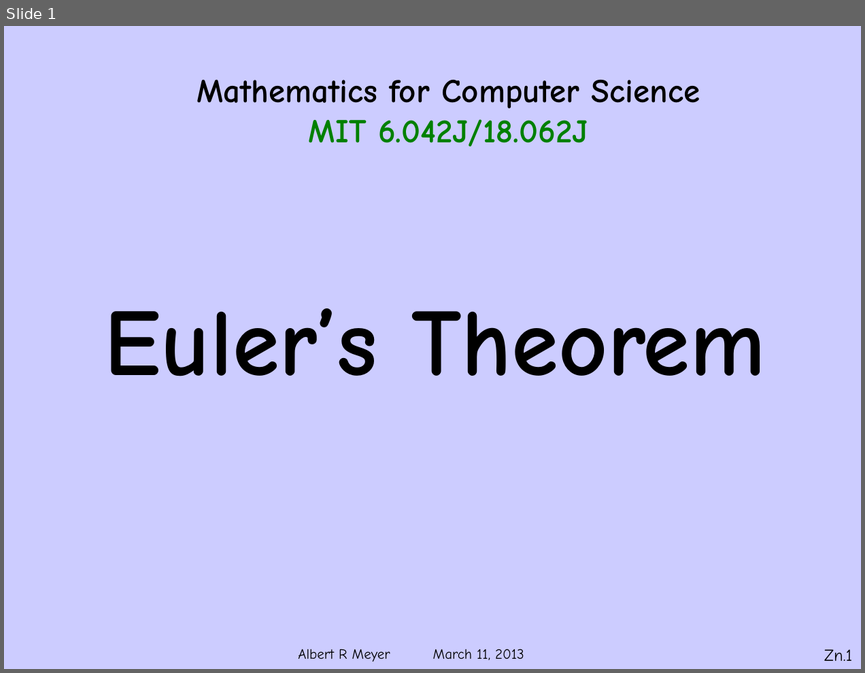
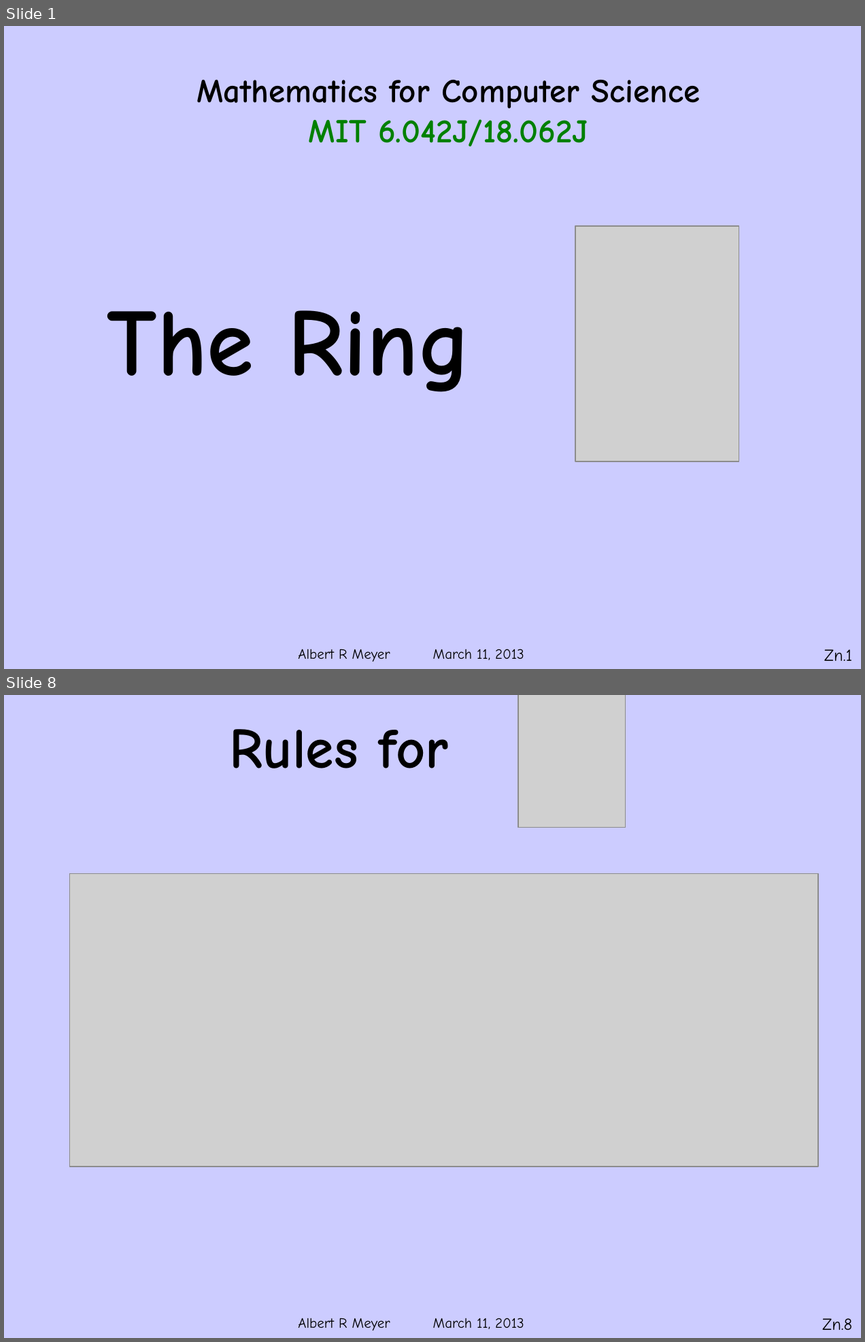
Before and after one commit to armeyer/mcs_web, a slide deck: spring13/slides13/Zmodn.pptx. Shown one above the other, each under a label of ours: slide 1 before the commit, slides 1 and 8 after it; the slides between them are not shown. The pictures are 865x673 and 865x1342 pixels, drawn with LibreOffice and Linux fonts; fonts in the diff are those of the drawing; grey boxes stand for pictures; background and template pictures are left out. Boxes give left, top, right and bottom in pixels: in the first picture for what was removed or moved away, otherwise in the second. Text is boxed around its words. In the diff, an @@ line names an element or a change of style, - is before the commit and + after.

```diff
--- a/spring13/slides13/Zmodn.pptx
+++ b/spring13/slides13/Zmodn.pptx
@@ slide 8 added at <box>4,695,861,1338</box>, background #CCCCFF; not listed: 1 template element that a slide beside it also shows @@
@@ picture added at <box>518,695,626,828</box> @@
@@ text added at <box>230,729,449,768</box>, 48 pt, text #000000, bold @@
+Rules for
@@ picture added at <box>70,873,818,1166</box> @@
@@ page number added at <box>822,1318,852,1329</box>, 14 pt, text #000000 @@
+Zn.8
@@ slide 1 changed as well @@
@@ picture added at <box>575,226,739,461</box> @@
@@ subtitle at <box>107,310,470,392</box>: text changed @@
-Euler’s Theorem
+The Ring
```
Also in this commit, not shown: 6 other slides changed, 18 other slides added, 7 slides removed.
